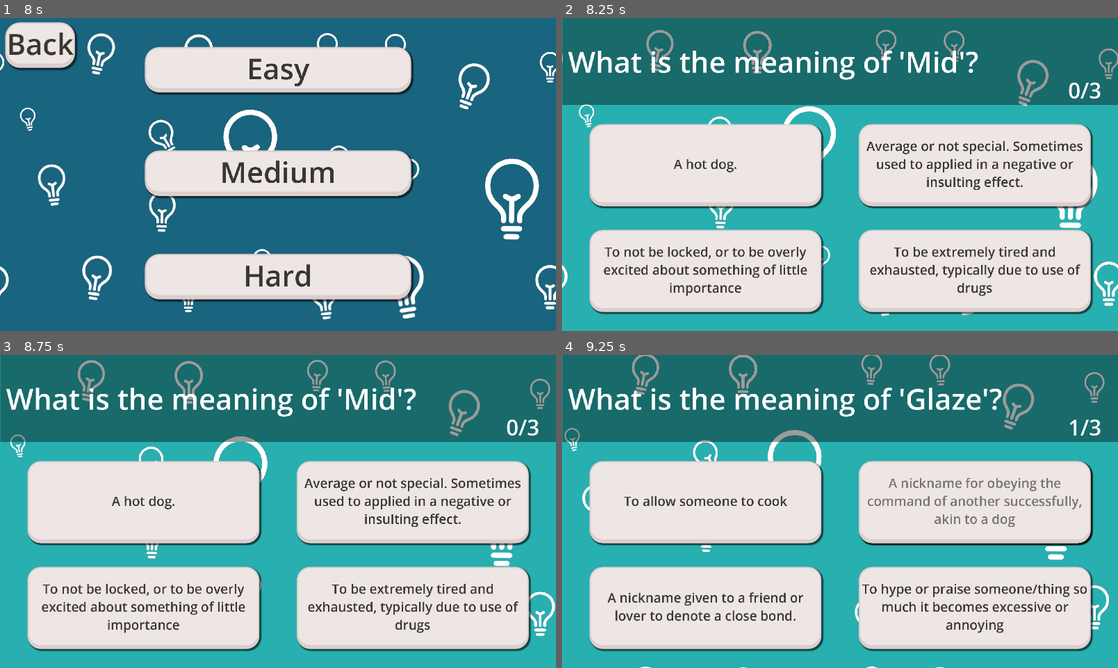
Above: before the commit, frames 1-4 (two rows, left to right).
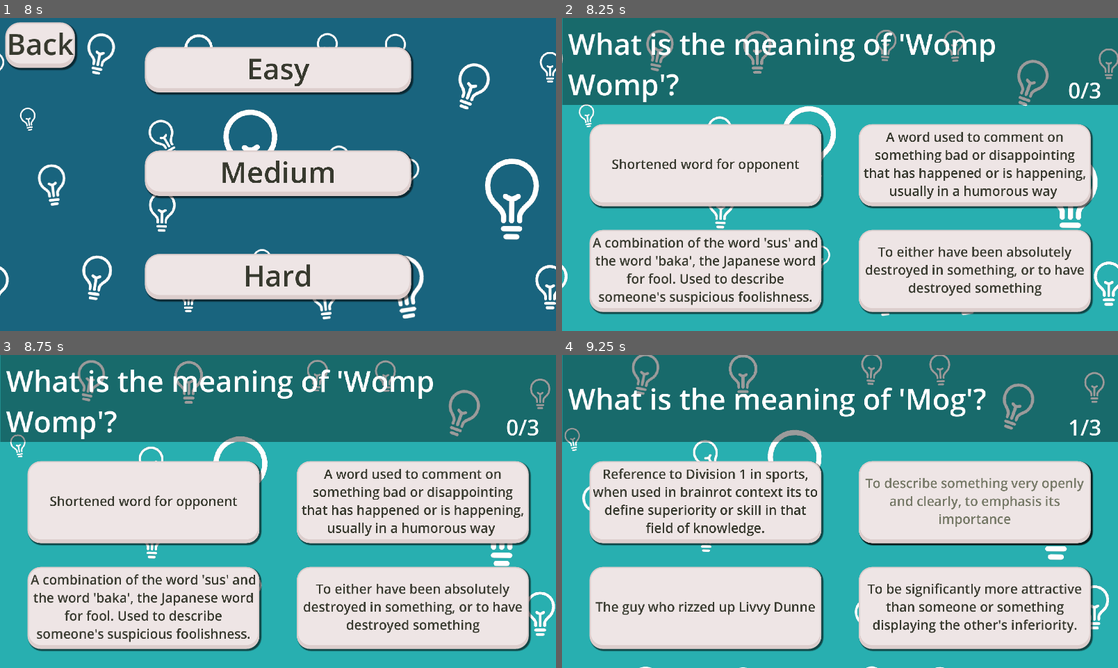
Above: after the commit, the same moments.

Repository: mosusg/brainrot-translator
Game: Godot game, scene res://scenes/menu.tscn
Same seed, same stepped clock (60 frames per second), same inputs: the game is played once before the commit and once after it.
Inputs:
- Up to frame 1 (8 s): click "Settings" at 0.5 s; click "1" at 1.25 s; click "1" at 2 s; click "1" at 2.75 s; click "1" at 3.5 s; click "1" at 4.25 s; click "1" at 5 s; click "Main Menu" at 5.75 s; click "Start" at 6.5 s; click "Quiz" at 7.25 s
- Up to frame 2 (8.25 s): click "Medium" at 8 s
- Up to frame 3 (8.75 s): no input
- Up to frame 4 (9.25 s): click "Average or not special. Somet…" (after the commit: "A word used to comment on som…") at 8.75 s

Frame 1 is identical in both runs. In frame 2, 12% of the frame differs, in the area x 1-95%, y 4-92%; in frame 3, 12%; in frame 4, 7.0%.

Commit message:
goofy ahh meme

Diff:
--- a/scripts/brainrotWords.gd
+++ b/scripts/brainrotWords.gd
@@ -440,5 +440,20 @@
 		"PART_OF_SPEECH" : "Verb",
 		"RELEVANCE" : 9, # Scale of 1-10 of how relevant the word is
 		"Example" : "Dude, I’m so geeked on this history test"
+	},
+	"Tralalero Tralala" : {
+		"DEFINITION" : "a meme featuring a catchy, nonsensical shark with nikes to express joy, silliness, or absurdity, often in humorous contexts.",
+		"SYNONYM" : "Ecstatic",
+		"PART_OF_SPEECH" : "",
+		"RELEVANCE" : 9, # Scale of 1-10 of how relevant the word is
+		"Example" : ""
+	},
+	"Trapotrop" : {
+		"DEFINITION" : "a meme featuring a catchy, nonsensical shrimp cat expressing joy, silliness, or absurdity, often in humorous contexts.",
+		"SYNONYM" : "Ecstatic",
+		"PART_OF_SPEECH" : "",
+		"RELEVANCE" : 9, # Scale of 1-10 of how relevant the word is
+		"Example" : ""
 	}
+
 }
